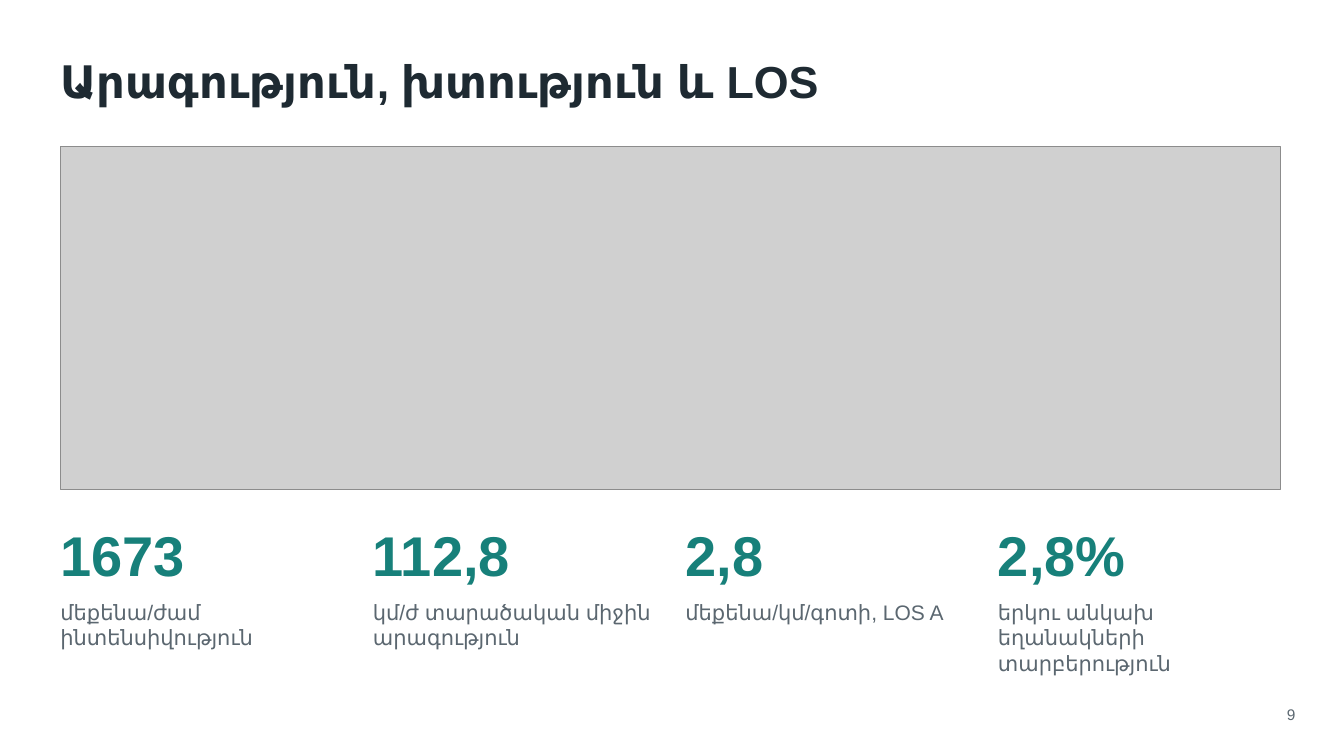
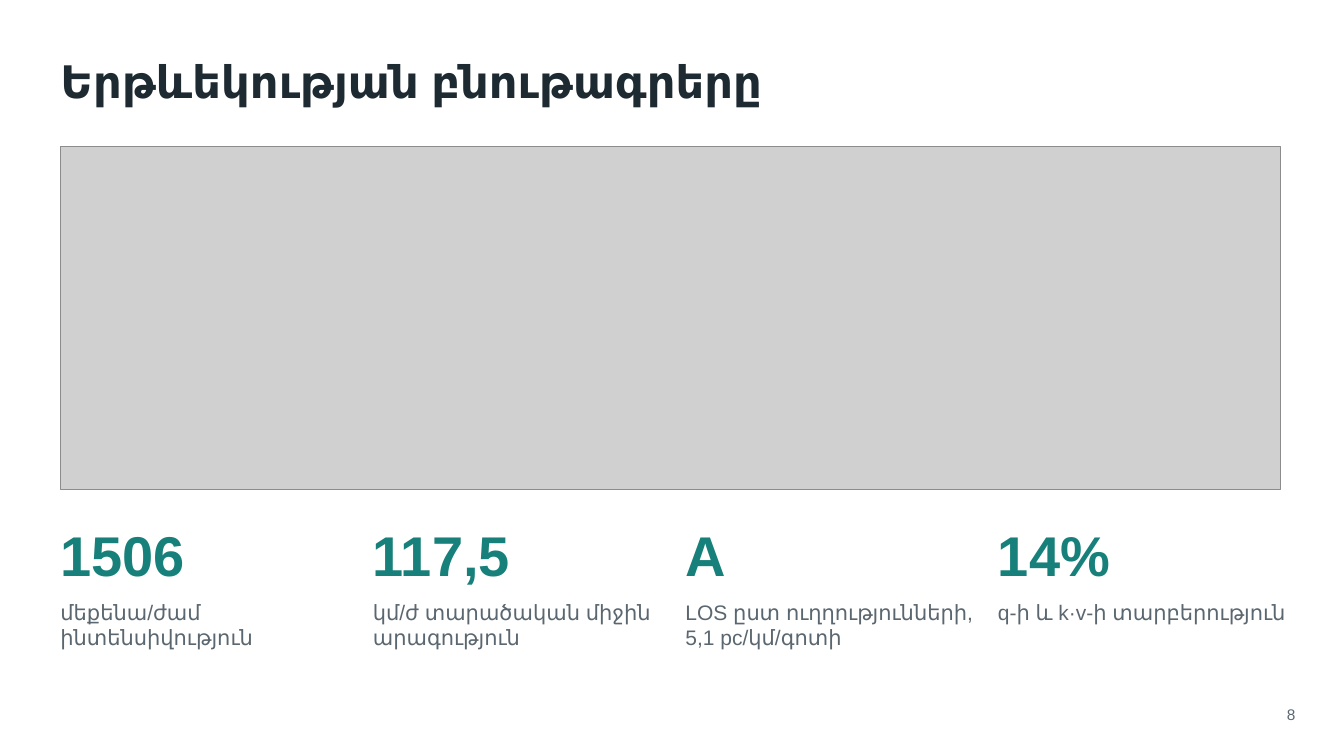
Before and after one commit to marrr862/traffic-cnn, a slide deck: slide 8 of thesis/presentation/DEFENSE.pptx (slide 9 before the commit). Drawn at 1344x756 pixels with LibreOffice and Linux fonts; fonts in the diff are those of the drawing; grey boxes stand for pictures. Boxes give left, top, right and bottom in pixels: in the first picture for what was removed or moved away, otherwise in the second. Text is boxed around its words. In the diff, an @@ line names an element or a change of style, - is before the commit and + after.

```diff
--- a/thesis/presentation/DEFENSE.pptx
+++ b/thesis/presentation/DEFENSE.pptx
@@ title at bbox=[60, 64, 762, 108]: text changed @@
-Արագություն, խտություն և LOS
+Երթևեկության բնութագրերը
@@ text at bbox=[60, 537, 185, 577]: text changed @@
-1673
+1506
@@ text at bbox=[373, 537, 510, 585]: text changed @@
-112,8
+117,5
@@ text at bbox=[685, 537, 725, 576]: text changed @@
-2,8
+A
@@ text at bbox=[998, 537, 1110, 577]: text changed @@
-2,8%
+14%
@@ text at bbox=[685, 604, 967, 650]: text changed @@
-մեքենա/կմ/գոտի, LOS A
+LOS ըստ ուղղությունների, 5,1 pc/կմ/գոտի
@@ text at bbox=[998, 604, 1285, 625]: text changed @@
-երկու անկախ եղանակների տարբերություն
+q-ի և k·v-ի տարբերություն
```
Also in this commit, not shown: 5 other slides changed, 8 slides added, 4 slides removed, 15 other files.
